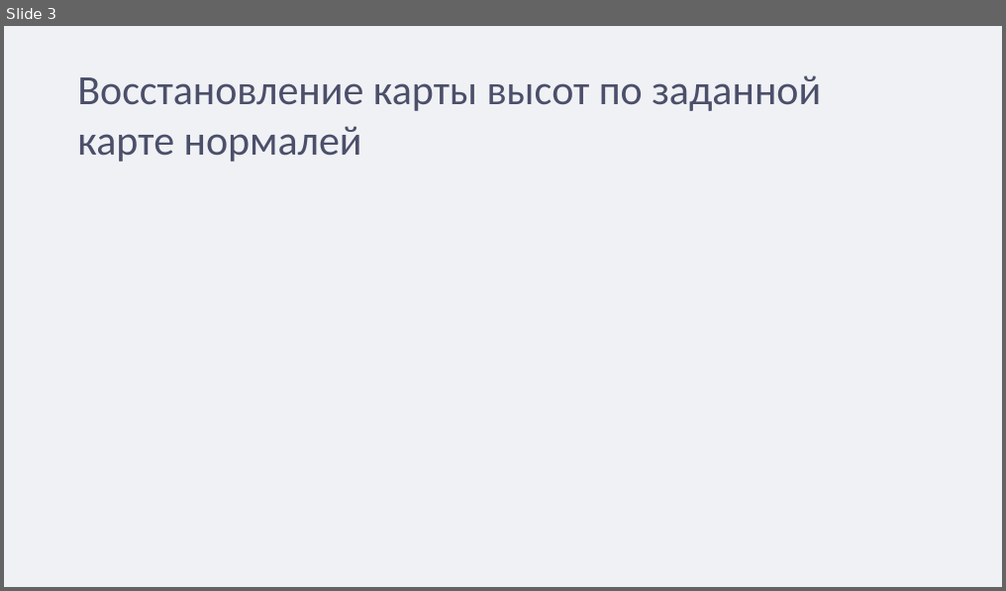
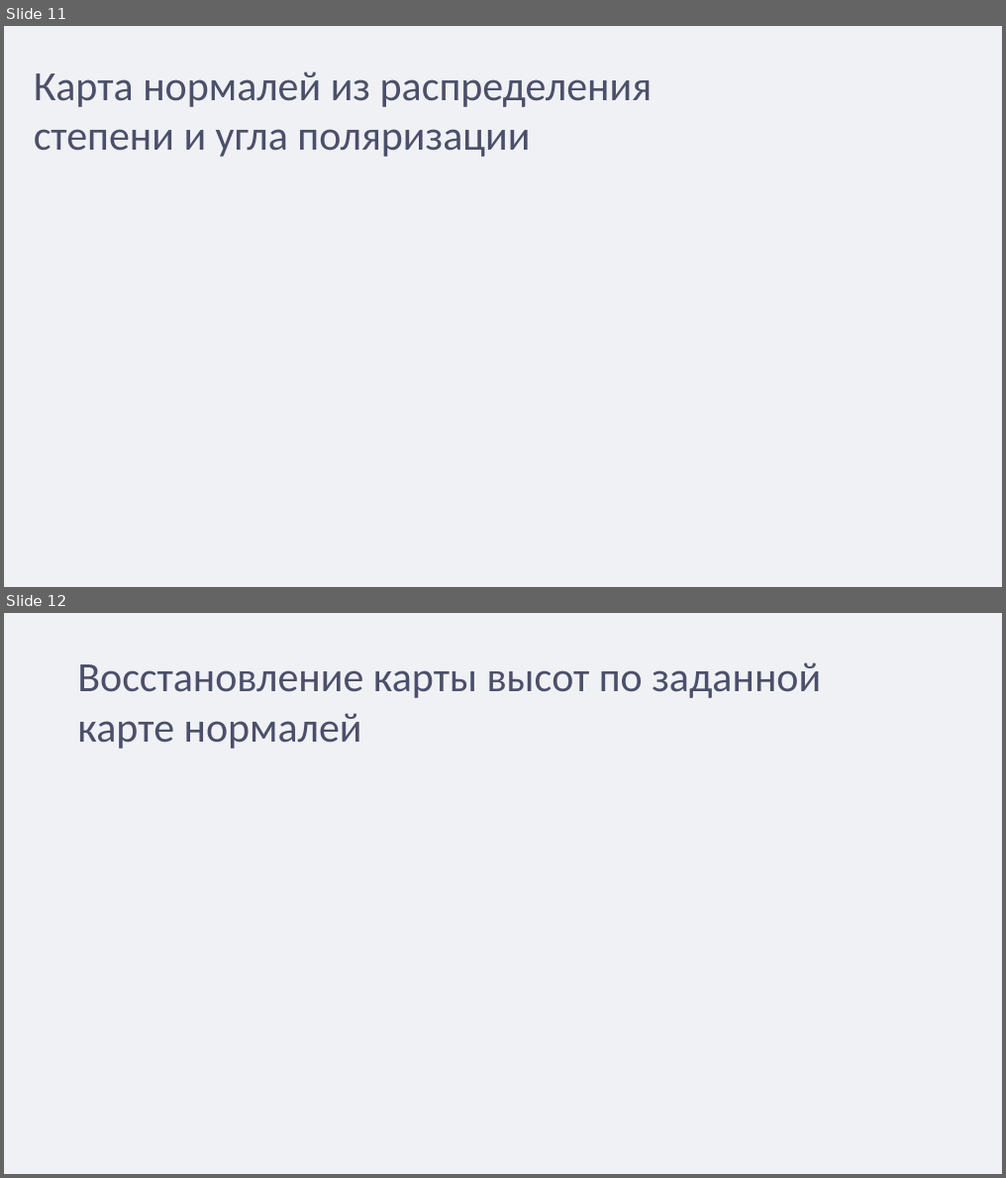
Before and after one commit to ShmakovVladimir/3d_polarization_scanner, a slide deck: presentation/презентация.odp. Shown one above the other, each under a label of ours: slide 3 before the commit, slides 11 and 12 after it. The pictures are 1006x591 and 1006x1178 pixels, drawn with LibreOffice and Linux fonts; fonts in the diff are those of the drawing. Boxes give left, top, right and bottom in pixels: in the first picture for what was removed or moved away, otherwise in the second. Text is boxed around its words. In the diff, an @@ line names an element or a change of style, - is before the commit and + after.

```diff
--- a/presentation/презентация.odp
+++ b/presentation/презентация.odp
@@ slide 11 added at (4,26,1002,587), background #EFF1F5 @@
@@ title added at (34,72,651,157), 40 pt, text #4C4F69 @@
+Карта нормалей из распределения степени и угла поляризации
@@ what was slide 3 is now slide 12 @@
```
Also in this commit, not shown: 1 slide changed, 9 other slides added, 1 slide removed, 6 other files.
